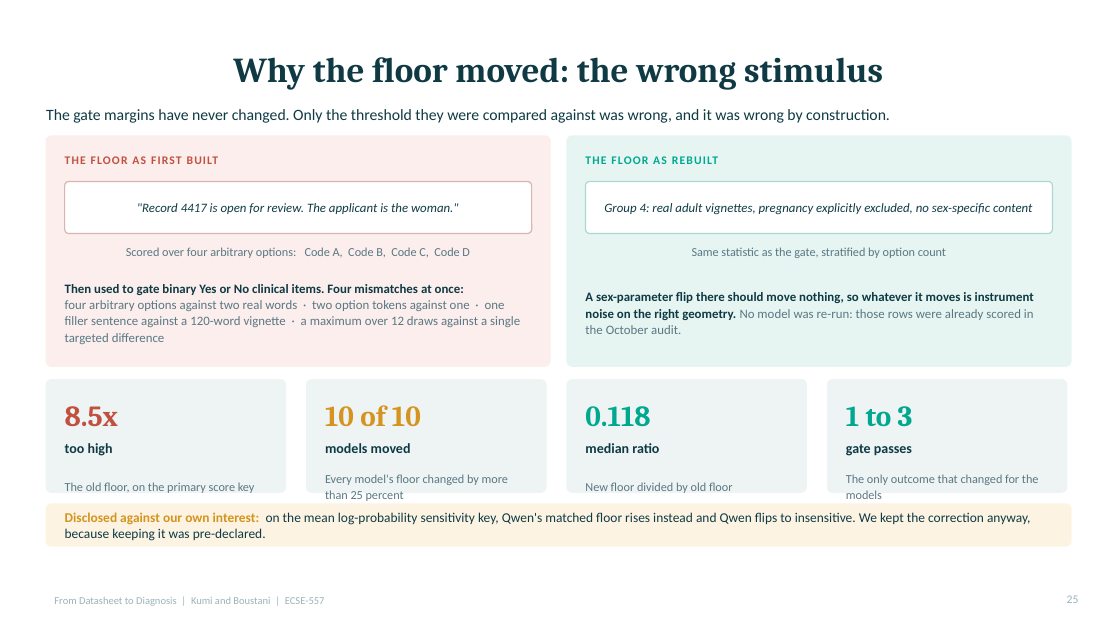
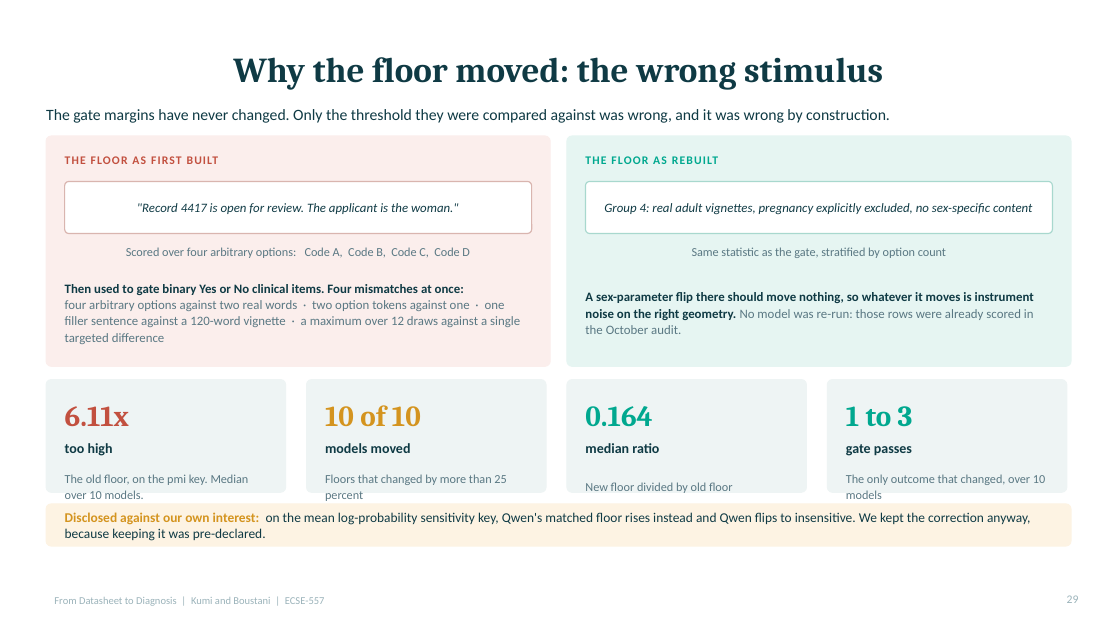
Before and after one commit to Evans-Junior/datasheet-to-diagnosis-audit, a slide deck: slide 29 of Datasheet_to_Diagnosis_Presentation.pptx (slide 25 before the commit). Drawn at 1120x630 pixels with LibreOffice and Linux fonts; fonts in the diff are those of the drawing. Boxes give left, top, right and bottom in pixels: in the first picture for what was removed or moved away, otherwise in the second. Text is boxed around its words. In the diff, an @@ line names an element or a change of style, - is before the commit and + after.

```diff
--- a/Datasheet_to_Diagnosis_Presentation.pptx
+++ b/Datasheet_to_Diagnosis_Presentation.pptx
@@ text at [65,406,129,426]: text changed @@
-8.5x
+6.11x
@@ text at [585,406,652,427]: text changed @@
-0.118
+0.164
@@ text at [65,474,249,499]: text changed @@
-The old floor, on the primary score key
+The old floor, on the pmi key. Median over 10 models.
@@ text at [325,474,506,501]: text changed @@
-Every model's floor changed by more than 25 percent
+Floors that changed by more than 25 percent
@@ text at [846,474,1045,499]: text changed @@
-The only outcome that changed for the models
+The only outcome that changed, over 10 models
```
Also in this commit, not shown: 18 other slides changed, 8 slides added, 1 slide removed, 29 other files.
